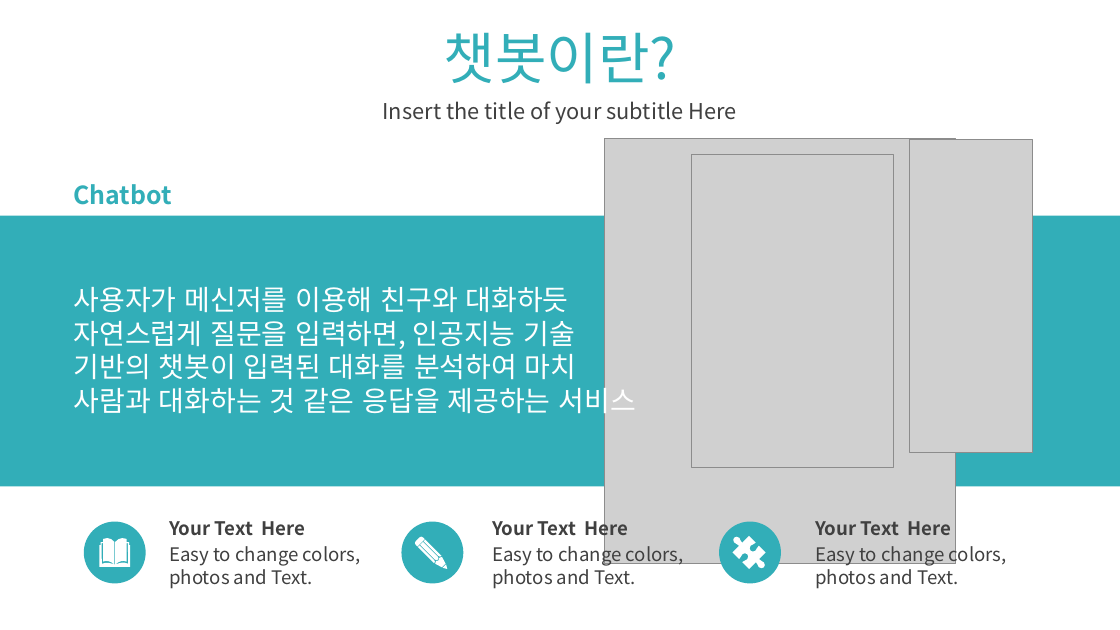
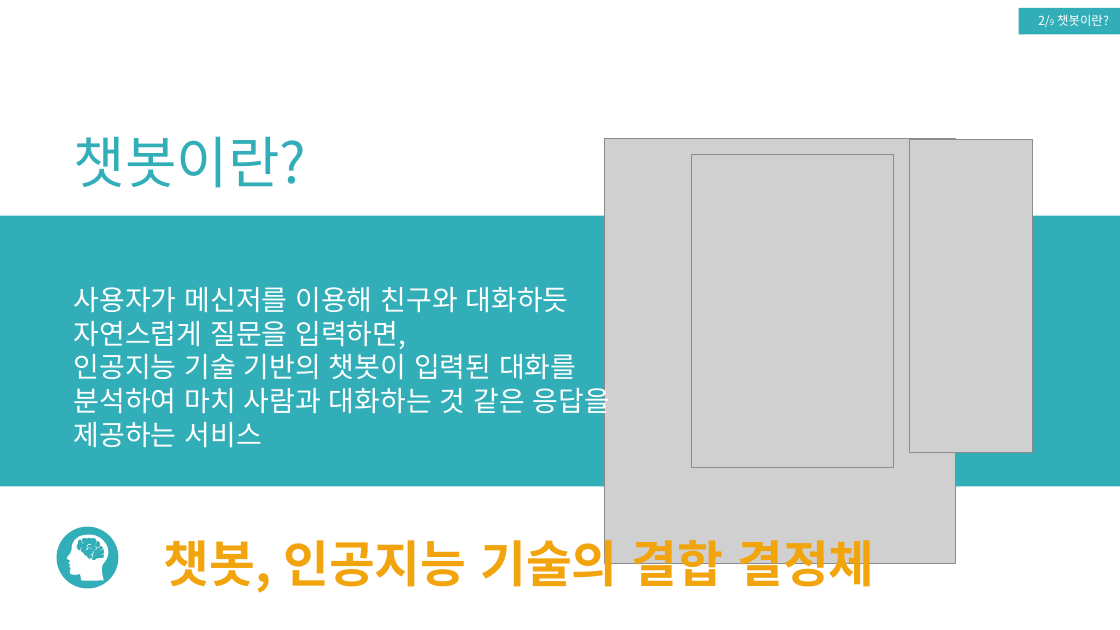
Before and after one commit to CityHopper/BM_JTO_TouristInfo, a slide deck: slide 6 of Project Documents/제주도 관광지 정보 상담 업무 자동화 서비스(챗봇) 개발.pptx (slide 8 before the commit). Drawn at 1120x630 pixels with LibreOffice and Linux fonts; fonts in the diff are those of the drawing; grey boxes stand for pictures; background and template pictures are left out. Boxes give left, top, right and bottom in pixels: in the first picture for what was removed or moved away, otherwise in the second. Text is boxed around its words. In the diff, an @@ line names an element or a change of style, - is before the commit and + after.

```diff
--- a/Project Documents/제주도 관광지 정보 상담 업무 자동화 서비스(챗봇) 개발.pptx
+++ b/Project Documents/제주도 관광지 정보 상담 업무 자동화 서비스(챗봇) 개발.pptx
@@ rectangle added at (1018,8,1120,35), fill #32AEB8, 8 pt, text #FFFFFF @@
+2/9 챗봇이란?
@@ text removed at (383,101,736,124) @@
-Insert the title of your subtitle Here
@@ text "챗봇이란?": place and size @@
-text "챗봇이란?" at (444,32,677,84)
+text "챗봇이란?" at (74,136,307,188)
@@ text "챗봇이란?" at (74,136,307,188): alignment centre to left @@
@@ text removed at (74,184,172,205) @@
-Chatbot
@@ text at (74,287,610,419): text changed @@
-사용자가 메신저를 이용해 친구와 대화하듯 자연스럽게 질문을 입력하면, 인공지능 기술 기반의 챗봇이 입력된 대화를 분석하여 마치 사람과 대화하는 것 같은 응답을 제공하는 서비스
+사용자가 메신저를 이용해 친구와 대화하듯
+자연스럽게 질문을 입력하면,
+인공지능 기술 기반의 챗봇이 입력된 대화를 분석하여 마치 사람과 대화하는 것 같은 응답을 제공하는 서비스
@@ ellipse: place and size @@
-ellipse at (84,522,146,584)
+ellipse at (57,526,119,588)
@@ freeform shape: place and size @@
-freeform shape at (100,538,131,567)
+freeform shape at (67,534,109,580)
@@ text added at (164,532,874,595), 32 pt, text #F2A40D, bold @@
+챗봇, 인공지능 기술의 결합 결정체
@@ text removed at (169,521,306,536) @@
-Your Text Here
@@ ellipse removed at (401,522,463,584) @@
@@ text removed at (492,515,629,540) @@
-Your Text Here
@@ ellipse removed at (719,522,781,584) @@
@@ freeform shape removed at (726,530,772,576) @@
@@ text removed at (815,521,952,535) @@
-Your Text Here
@@ text removed at (169,546,361,589) @@
-Easy to change colors, photos and Text.
@@ text removed at (492,542,684,589) @@
-Easy to change colors, photos and Text.
@@ text removed at (815,542,1007,589) @@
-Easy to change colors, photos and Text.
```
Also in this commit, not shown: 6 other slides changed, 12 slides added, 4 slides removed, 1 other file.
